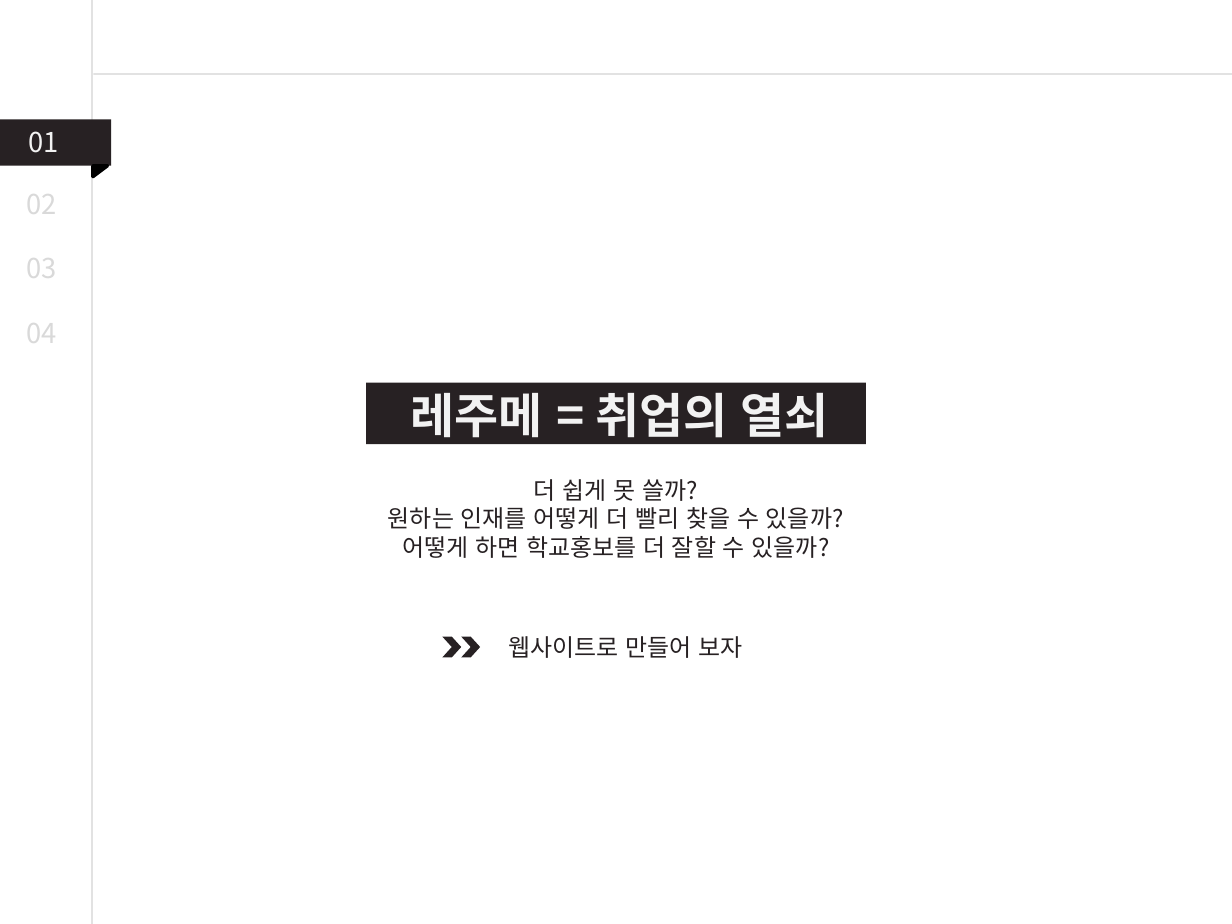
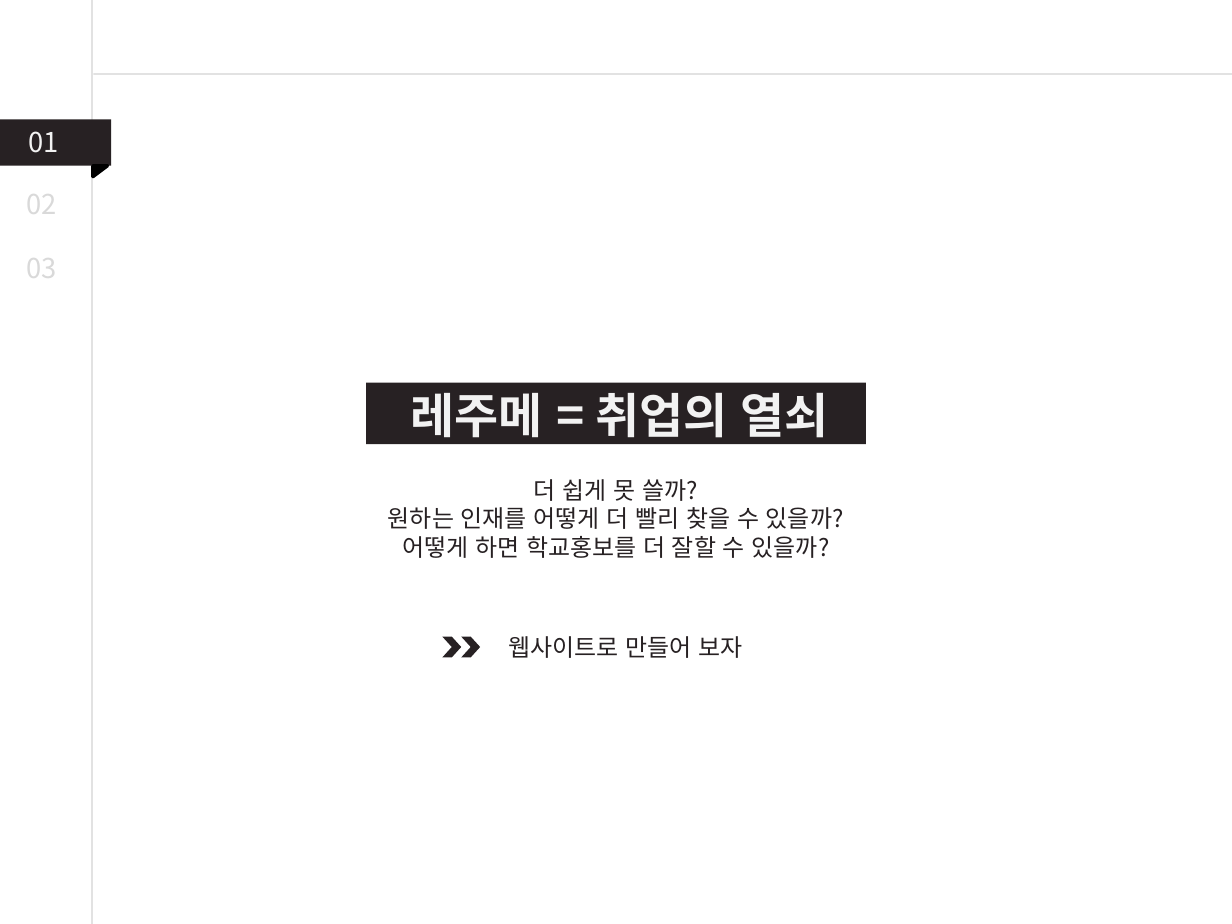
Before and after one commit to byh020907/2uzubook, a slide deck: slide 4 of Presentation/PPT템플릿_강의안.pptx. Drawn at 1232x924 pixels with LibreOffice and Linux fonts; fonts in the diff are those of the drawing. Boxes give left, top, right and bottom in pixels: in the first picture for what was removed or moved away, otherwise in the second. Text is boxed around its words. In the diff, an @@ line names an element or a change of style, - is before the commit and + after.

```diff
--- a/Presentation/PPT템플릿_강의안.pptx
+++ b/Presentation/PPT템플릿_강의안.pptx
@@ text removed at [27, 311, 57, 351] @@
-04
```
Also in this commit, not shown: 7 other slides changed, 6 slides removed.
